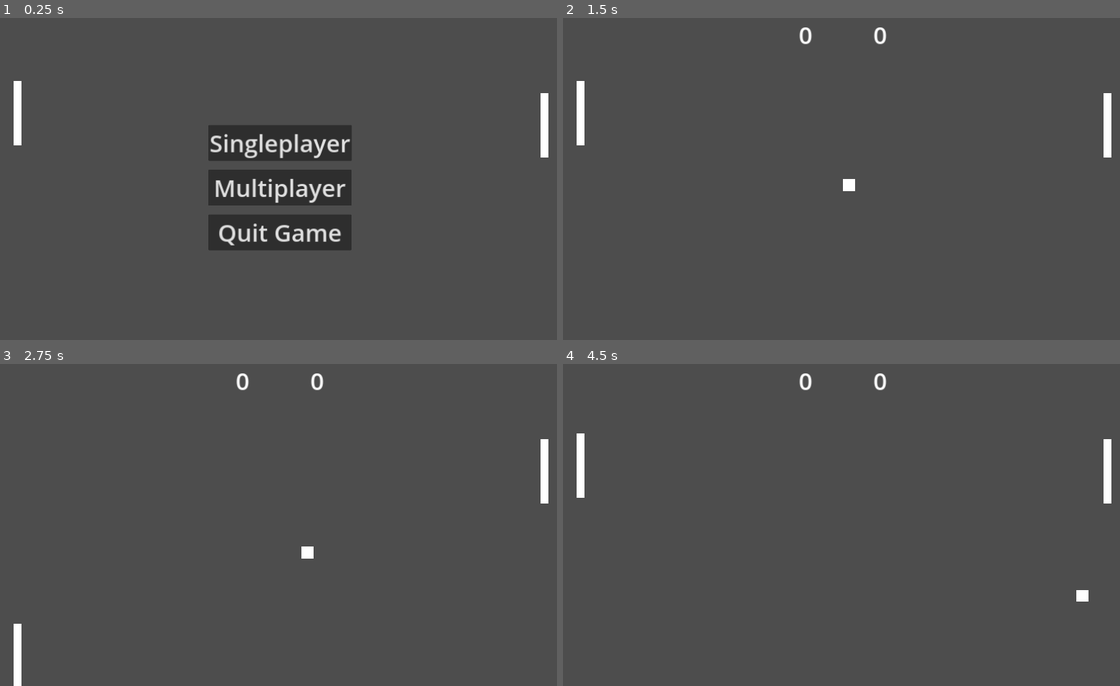
Above: before the commit, frames 1-4 (two rows, left to right).
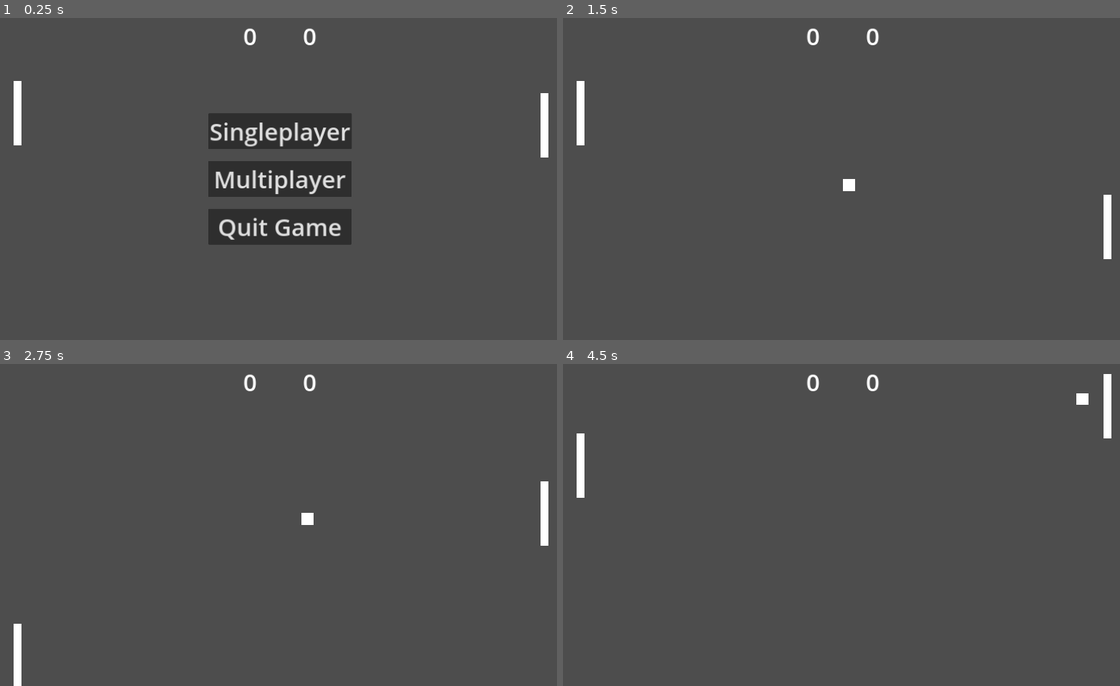
Above: after the commit, the same moments.

Repository: districtjackson/pong
Game: Godot game, scene res://main.tscn
Same seed, same stepped clock (60 frames per second), same inputs: the game is played once before the commit and once after it.
Inputs:
- Up to frame 1 (0.25 s): no input
- Up to frame 2 (1.5 s): click "Singleplayer" at 0.5 s; hold Down (right_down) from 1.28 s (still down)
- Up to frame 3 (2.75 s): release Down (right_down) at 2.03 s; hold S (left_down) from 2.03 s (still down)
- Up to frame 4 (4.5 s): release S (left_down) at 2.78 s; hold Down (right_down) 2.78-3.53 s; hold W (left_up) 3.53-4.28 s; hold S (left_down) from 4.28 s (still down)

The runs differ from the first frame. In frame 1, 6.6% of the frame differs, in the area x 37-64%, y 3-72%; in frame 2, 0.8%; in frame 3, 0.8%; in frame 4, 1.0%.

Commit message:
Final polishes added
Sound, random serve, etc.

Diff:
--- a/ball.gd
+++ b/ball.gd
@@ -17,7 +17,7 @@
 	$StartTimer.start(delayLength)
 
 # Called every frame. 'delta' is the elapsed time since the previous frame.
-func _process(delta):
+func _process(_delta):
 	# If ball goes out either side, tells main that there was a goal and which side, then deletes itself
 	if(position.x <= 0):
 		score.emit(1)
@@ -28,10 +28,21 @@
 
 # When game delay timer stops, ball starts moving
 func _on_timer_timeout():
-	apply_central_impulse(Vector2(speed * serveSide, speed * serveSide)) # need to revise how it serves so it has a random y value, probably should normalize it
+	var random_y
+
+	# This if statement allows for it not choose any values between -0.5 and 0.5, as then the ball could be servedin a horizontal line which is not the goal of the game
+	if(randi() % 2 == 0):
+		random_y = randf_range(0.5, 1)
+	else:
+		random_y = randf_range(-1, -0.5)
+
+	var serve_vector = Vector2(serveSide, random_y) * speed
+
+	apply_central_impulse(serve_vector) # need to revise how it serves so it has a random y value, probably should normalize it
 
 # When ball stops touching a paddle, apply impulse in its new direction to give it a boost and make the game more competitive further into the round
 func _on_body_exited(body):
 
 	if(body.name == "RightPaddle" or body.name == "LeftPaddle"):
 		apply_central_impulse(linear_velocity / 2)
+		$Ping.play()
--- a/ball.tscn
+++ b/ball.tscn
@@ -1,7 +1,8 @@
-[gd_scene load_steps=5 format=3 uid="uid://dvj8pdu883y6w"]
+[gd_scene load_steps=6 format=3 uid="uid://dvj8pdu883y6w"]
 
 [ext_resource type="Script" path="res://ball.gd" id="1_ce0yg"]
 [ext_resource type="Texture2D" uid="uid://btrpjjdtoyvdn" path="res://assets/Pong Ball.png" id="2_68wh5"]
+[ext_resource type="AudioStream" uid="uid://beknuyqpdkpsa" path="res://assets/Pong Ping.mp3" id="3_1fd8x"]
 
 [sub_resource type="PhysicsMaterial" id="PhysicsMaterial_lwnim"]
 friction = 0.0
@@ -20,6 +21,8 @@
 script = ExtResource("1_ce0yg")
 speed = 450
 metadata/_edit_group_ = true
+metadata/_edit_horizontal_guides_ = []
+metadata/_edit_vertical_guides_ = []
 
 [node name="StartTimer" type="Timer" parent="."]
 one_shot = true
@@ -31,5 +34,8 @@
 z_index = 3
 texture = ExtResource("2_68wh5")
 
+[node name="Ping" type="AudioStreamPlayer2D" parent="."]
+stream = ExtResource("3_1fd8x")
+
 [connection signal="body_exited" from="." to="." method="_on_body_exited"]
 [connection signal="timeout" from="StartTimer" to="." method="_on_timer_timeout"]
--- a/hud.gd
+++ b/hud.gd
@@ -22,7 +22,7 @@
 
 	start.emit(singleplayer)
 
-func _end_game(winner):
+func _end_game_screen(winner):
 	if(winner == -1):
 		$LeftWin.show()
 	elif(winner == 1):
--- a/hud.tscn
+++ b/hud.tscn
@@ -51,28 +51,28 @@
 vertical_alignment = 1
 
 [node name="LeftScore" type="Label" parent="."]
-visible = false
 anchors_preset = 5
 anchor_left = 0.5
 anchor_right = 0.5
-offset_left = -150.0
-offset_right = -100.0
-offset_bottom = 113.0
+offset_left = -125.0
+offset_right = -75.0
+offset_bottom = 120.0
 grow_horizontal = 2
+pivot_offset = Vector2(25, 0)
 text = "0"
 label_settings = SubResource("LabelSettings_a1ps0")
 horizontal_alignment = 1
 vertical_alignment = 1
 
 [node name="RightScore" type="Label" parent="."]
-visible = false
 anchors_preset = 5
 anchor_left = 0.5
 anchor_right = 0.5
-offset_left = 100.0
-offset_right = 150.0
-offset_bottom = 113.0
+offset_left = 75.0
+offset_right = 125.0
+offset_bottom = 120.0
 grow_horizontal = 2
+pivot_offset = Vector2(25, 0)
 text = "0"
 label_settings = SubResource("LabelSettings_a1ps0")
 horizontal_alignment = 1
@@ -84,12 +84,13 @@
 anchor_top = 0.5
 anchor_right = 0.5
 anchor_bottom = 0.5
-offset_left = -221.0
-offset_top = -180.0
-offset_right = 221.0
-offset_bottom = -62.0
+offset_left = -240.0
+offset_top = -220.0
+offset_right = 240.0
+offset_bottom = -100.0
 grow_horizontal = 2
 grow_vertical = 2
+pivot_offset = Vector2(240, 60)
 theme = SubResource("Theme_848fr")
 text = "Singleplayer
 "
@@ -101,11 +102,12 @@
 anchor_right = 0.5
 anchor_bottom = 0.5
 offset_left = -240.0
-offset_top = -30.0
+offset_top = -60.0
 offset_right = 240.0
-offset_bottom = 88.0
+offset_bottom = 60.0
 grow_horizontal = 2
 grow_vertical = 2
+pivot_offset = Vector2(240, 60)
 theme = SubResource("Theme_848fr")
 text = "Multiplayer
 "
@@ -117,11 +119,12 @@
 anchor_right = 0.5
 anchor_bottom = 0.5
 offset_left = -240.0
-offset_top = 120.0
+offset_top = 100.0
 offset_right = 240.0
-offset_bottom = 238.0
+offset_bottom = 220.0
 grow_horizontal = 2
 grow_vertical = 2
+pivot_offset = Vector2(240, 60)
 theme = SubResource("Theme_848fr")
 text = "Quit Game"
 
--- a/main.gd
+++ b/main.gd
@@ -18,6 +18,8 @@
 	serveSide = randi() % 2
 
 	$RightPaddle.singleplayer = singleplayer
+	$LeftPaddle.set_process(true)
+	$RightPaddle.set_process(true)
 
 	leftScore = 0
 	rightScore = 0
@@ -34,13 +36,14 @@
 	var ball = ball_scene.instantiate()
 	add_child(ball)
 	$RightPaddle.ball = ball
-	$RightPaddle.set_process(true)
-	$LeftPaddle.set_process(true)
+
 	ball.score.connect(_on_ball_score)
 	ball.setup(delay, serveSide)
 
 # When main sees that the ball scores, increment the score, check if either player has reached the score limit, and if not spawn another ball
 func _on_ball_score(side):
+#	if($RightPaddle.singleplayer):
+#		$RightPaddle.ball = $RightPaddle
 
 	if(side == -1):
 		leftScore += 1
@@ -50,12 +53,20 @@
 		$HUD/RightScore.text = str(rightScore)
 
 	if(leftScore >= win_amount):
-		$HUD._end_game(-1)
+		_end_game(-1)
 	elif(rightScore >= win_amount):
-		$HUD._end_game(1)
+		_end_game(1)
 	else:
 		serveSide = side # Set the ball to serve to the player who scored last
+		$ScoreSound.play()
+
 		_startRound()
+
+func _end_game(winner):
+	$LeftPaddle.set_process(false)
+	$RightPaddle.set_process(false)
+	$HUD._end_game_screen(winner)
+	$WinSound.play()
 
 # Quit game button
 func _on_hud_quit():
--- a/main.tscn
+++ b/main.tscn
@@ -1,10 +1,12 @@
-[gd_scene load_steps=6 format=3 uid="uid://bll00uigoblwd"]
+[gd_scene load_steps=8 format=3 uid="uid://bll00uigoblwd"]
 
 [ext_resource type="Script" path="res://main.gd" id="1_864cy"]
 [ext_resource type="PackedScene" uid="uid://dvj8pdu883y6w" path="res://ball.tscn" id="2_548ip"]
 [ext_resource type="PackedScene" uid="uid://lhsxutagac1w" path="res://wall.tscn" id="3_hp631"]
 [ext_resource type="PackedScene" uid="uid://c2vw0qq53pchy" path="res://paddle.tscn" id="4_lu4t4"]
 [ext_resource type="PackedScene" uid="uid://k6501is4rl7d" path="res://hud.tscn" id="5_y20i8"]
+[ext_resource type="AudioStream" uid="uid://b83p30derwma6" path="res://assets/Win.mp3" id="6_lrqkg"]
+[ext_resource type="AudioStream" uid="uid://c373avyo7h6x5" path="res://assets/Score.mp3" id="7_6b2v0"]
 
 [node name="Main" type="Node2D"]
 script = ExtResource("1_864cy")
@@ -25,5 +27,11 @@
 
 [node name="HUD" parent="." instance=ExtResource("5_y20i8")]
 
+[node name="WinSound" type="AudioStreamPlayer2D" parent="."]
+stream = ExtResource("6_lrqkg")
+
+[node name="ScoreSound" type="AudioStreamPlayer2D" parent="."]
+stream = ExtResource("7_6b2v0")
+
 [connection signal="quit" from="HUD" to="." method="_on_hud_quit"]
 [connection signal="start" from="HUD" to="." method="_on_hud_start"]
--- a/paddle.gd
+++ b/paddle.gd
@@ -3,6 +3,7 @@
 @export var left_side: bool = false # determines if the instanced paddle is left or right side
 @export var speed = 500
 @export var paddle_length = 200
+@export var ai_mistake_range = 100
 var screen_size
 var singleplayer = false
 var ball = self
@@ -11,7 +12,7 @@
 
 # Called when the node enters the scene tree for the first time.
 func _ready():
-	set_process(false)
+	set_process(false) # Disable players being able to give the paddles input before the player clicks on a start game button
 	screen_size = get_viewport_rect().size
 	ai_target = screen_size.y
 	paddle_length /= 2 # Halves paddle's length for use in properly offseting clamp
@@ -35,13 +36,13 @@
 		position += velocity * delta * speed
 		position.y = clamp(position.y, 0 + paddle_length, screen_size.y - paddle_length)
 	else:                                                     # If right paddle in singleplayer, "AI" controls it
-		if(higher and position.y < ai_target): # Make a variable on which should
+		if(higher and position.y > ai_target): # If the paddle currently has a higher y value than the target and had so when it the target was set, then move up the screen
 			position += Vector2(0, -1) * delta * speed
-		elif(!higher and position.y > ai_target):
+		elif(!higher and position.y < ai_target): # If the paddle currently has a lower y value than the target and had so when it the target was set, then move down the screen
 			position += Vector2(0, 1) * delta * speed
 		else:
-			ai_target = clamp(ball.position.y + randi_range(-200, 200), 0 + paddle_length, screen_size.y - paddle_length)
-			if(position.y > ai_target):
+			ai_target = clamp(ball.position.y + randi_range(-ai_mistake_range, ai_mistake_range), 0 + paddle_length, screen_size.y - paddle_length) # Set a target value within 200 pixels of the ball's current y value
+			if(position.y > ai_target): # Need to set if the paddle starts with a greater or lesser y value than the target, as otherwise it will go into the if statement above it already satisfies and never reach this target reset
 				higher = true
 			else:
 				higher = false
--- a/project.godot
+++ b/project.godot
@@ -21,6 +21,7 @@
 
 window/size/viewport_width=1920
 window/size/viewport_height=1080
+window/size/mode=1
 window/size/borderless=true
 window/stretch/mode="canvas_items"
 window/stretch/aspect="expand"
Not shown, added: assets/Pong Ping.mp3.import
Not shown, added: assets/Score.mp3.import
Not shown, added: assets/Win.mp3.import
Not shown, added: assets/Pong Ping.mp3
Not shown, added: assets/Score.mp3
Not shown, added: assets/Win.mp3
